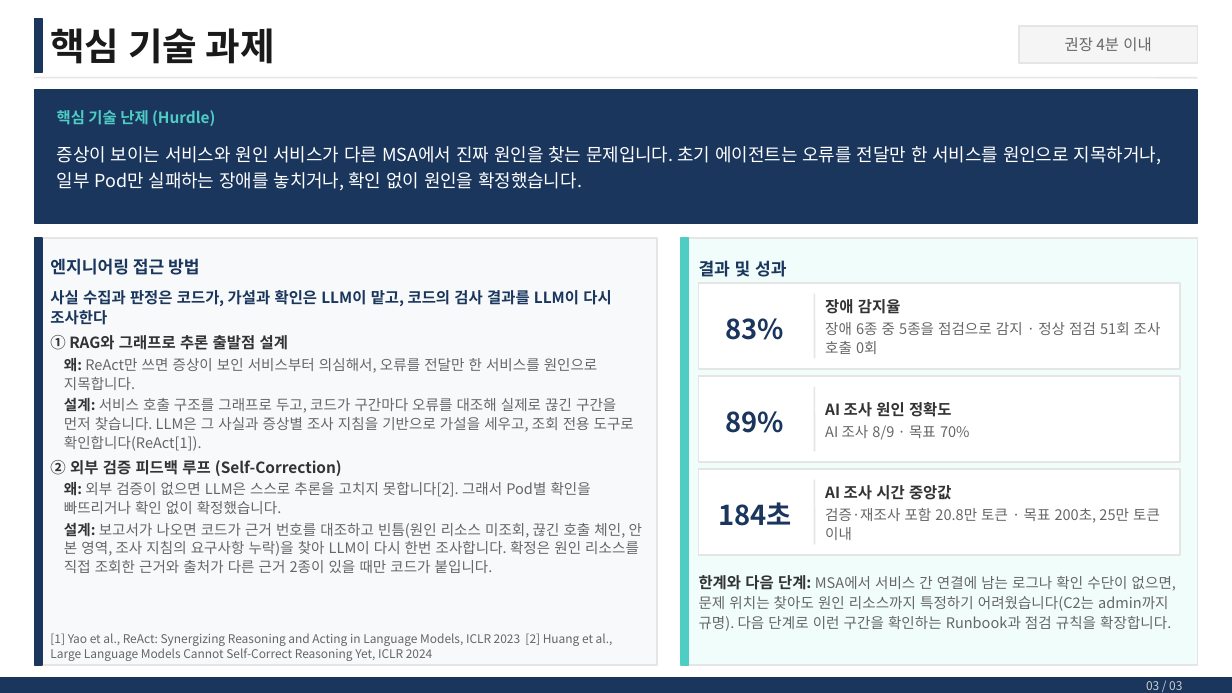
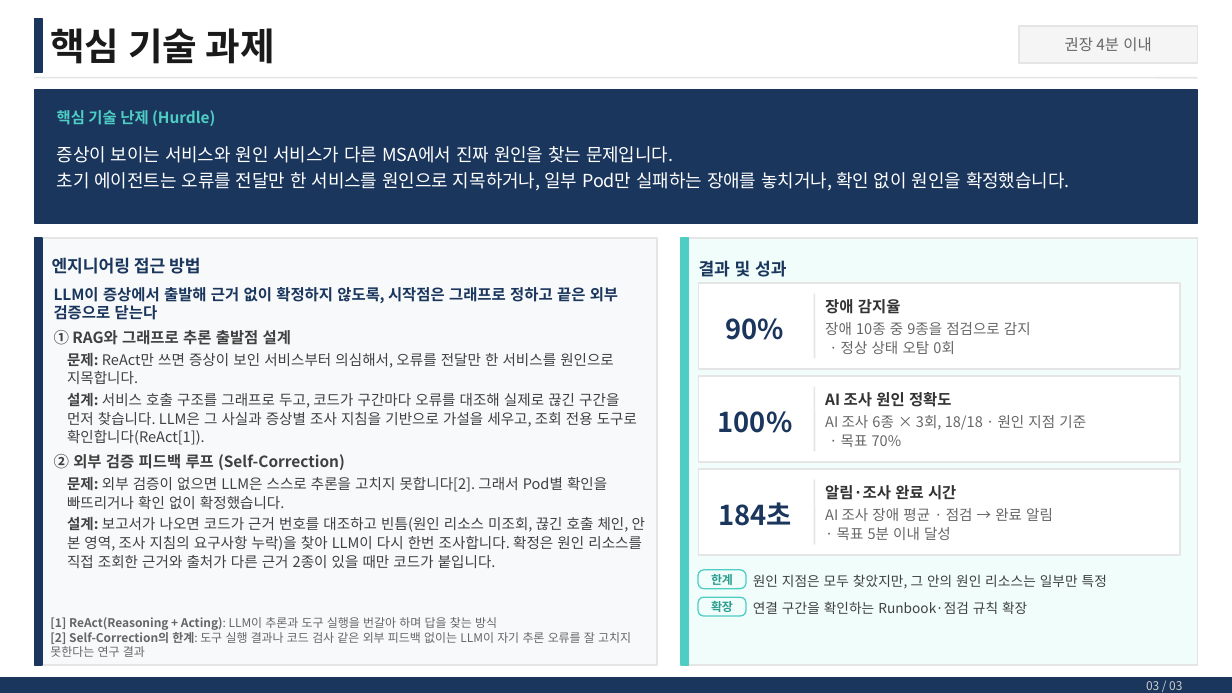
Before and after one commit to skax-jihyeryu/KubeGuardian, a slide deck: slide 4 of docs/산출물/AI_Master_Project_최종발표_류지혜_11791_v0.3.pptx. Drawn at 1232x693 pixels with LibreOffice and Linux fonts; fonts in the diff are those of the drawing. Boxes give left, top, right and bottom in pixels: in the first picture for what was removed or moved away, otherwise in the second. Text is boxed around its words. In the diff, an @@ line names an element or a change of style, - is before the commit and + after.

```diff
--- a/docs/산출물/AI_Master_Project_최종발표_류지혜_11791_v0.3.pptx
+++ b/docs/산출물/AI_Master_Project_최종발표_류지혜_11791_v0.3.pptx
@@ text "증상이 보이는 서비스와 원인 서비스가 ..." rewrapped from [57, 146, 1161, 190] to [57, 146, 1070, 190] @@
@@ text at [54, 287, 618, 320]: text changed @@
-사실 수집과 판정은 코드가, 가설과 확인은 LLM이 맡고, 코드의 검사 결과를 LLM이 다시 조사한다
+LLM이 증상에서 출발해 근거 없이 확정하지 않도록, 시작점은 그래프로 정하고 끝은 외부 검증으로 닫는다
@@ text at [726, 318, 785, 340]: text changed @@
-83%
+90%
@@ text at [825, 322, 1031, 354]: text changed @@
-장애 6종 중 5종을 점검으로 감지 · 정상 점검 51회 조사 호출 0회
+장애 10종 중 9종을 점검으로 감지
+· 정상 상태 오탐 0회
@@ text at [54, 330, 645, 568]: text colour #333333 to #404040 in "① RAG와 그래프로 추론 출발점 설계", "설계:", "② 외부 검증 피드백 루프 (Self-Correction)", "설계:"; text colour #666666 to #404040 in "서비스 호출 구조를 그래프로 두고, 코드가 구간마다 ...", "보고서가 나오면 코드가 근거 번호를 대조하고 빈틈(원인 ..."; line spacing 1.08 to 1; less space between paragraphs @@
@@ text at [67, 353, 614, 384]: text changed; text colour #666666 to #404040 @@
-왜: ReAct만 쓰면 증상이 보인 서비스부터 의심해서, 오류를 전달만 한 서비스를 원인으로 지목합니다.
+문제: ReAct만 쓰면 증상이 보인 서비스부터 의심해서, 오류를 전달만 한 서비스를 원인으로 지목합니다.
@@ text at [718, 411, 793, 433]: text changed @@
-89%
+100%
@@ text at [825, 415, 1086, 447]: text changed @@
-AI 조사 8/9 · 목표 70%
+AI 조사 6종 × 3회, 18/18 · 원인 지점 기준
+· 목표 70%
@@ text at [67, 477, 607, 509]: text changed; text colour #666666 to #404040 @@
-왜: 외부 검증이 없으면 LLM은 스스로 추론을 고치지 못합니다[2]. 그래서 Pod별 확인을 빠뜨리거나 확인 없이 확정했습니다.
+문제: 외부 검증이 없으면 LLM은 스스로 추론을 고치지 못합니다[2]. 그래서 Pod별 확인을 빠뜨리거나 확인 없이 확정했습니다.
@@ text at [825, 485, 1053, 540]: text changed @@
-AI 조사 시간 중앙값
-검증·재조사 포함 20.8만 토큰 · 목표 200초, 25만 토큰 이내
+알림·조사 완료 시간
+AI 조사 장애 평균 · 점검 → 완료 알림
+· 목표 5분 이내 달성
@@ rounded rectangle added at [699, 570, 747, 589], fill #F0FDFB, outline #4ECDC4 0.75 pt, 7 pt, text #2A9D8F, bold @@
+한계
@@ rounded rectangle added at [699, 598, 747, 616], fill #F0FDFB, outline #4ECDC4 0.75 pt, 7 pt, text #2A9D8F, bold @@
+확장
@@ text at [753, 574, 1107, 614]: text changed; size 8.5 to 8 pt; text colour #666666 to #404040 @@
-한계와 다음 단계: MSA에서 서비스 간 연결에 남는 로그나 확인 수단이 없으면, 문제 위치는 찾아도 원인 리소스까지 특정하기 어려웠습니다(C2는 admin까지 규명). 다음 단계로 이런 구간을 확인하는 Runbook과 점검 규칙을 확장합니다.
+원인 지점은 모두 찾았지만, 그 안의 원인 리소스는 일부만 특정
+연결 구간을 확인하는 Runbook·점검 규칙 확장
@@ text at [50, 617, 631, 657]: text changed @@
-[1] Yao et al., ReAct: Synergizing Reasoning and Acting in Language Models, ICLR 2023 [2] Huang et al., Large Language Models Cannot Self-Correct Reasoning Yet, ICLR 2024
+[1] ReAct(Reasoning + Acting): LLM이 추론과 도구 실행을 번갈아 하며 답을 찾는 방식
+[2] Self-Correction의 한계: 도구 실행 결과나 코드 검사 같은 외부 피드백 없이는 LLM이 자기 추론 오류를 잘 고치지 못한다는 연구 결과
```
Also in this commit, not shown: 2 other slides changed, 5 other files.
